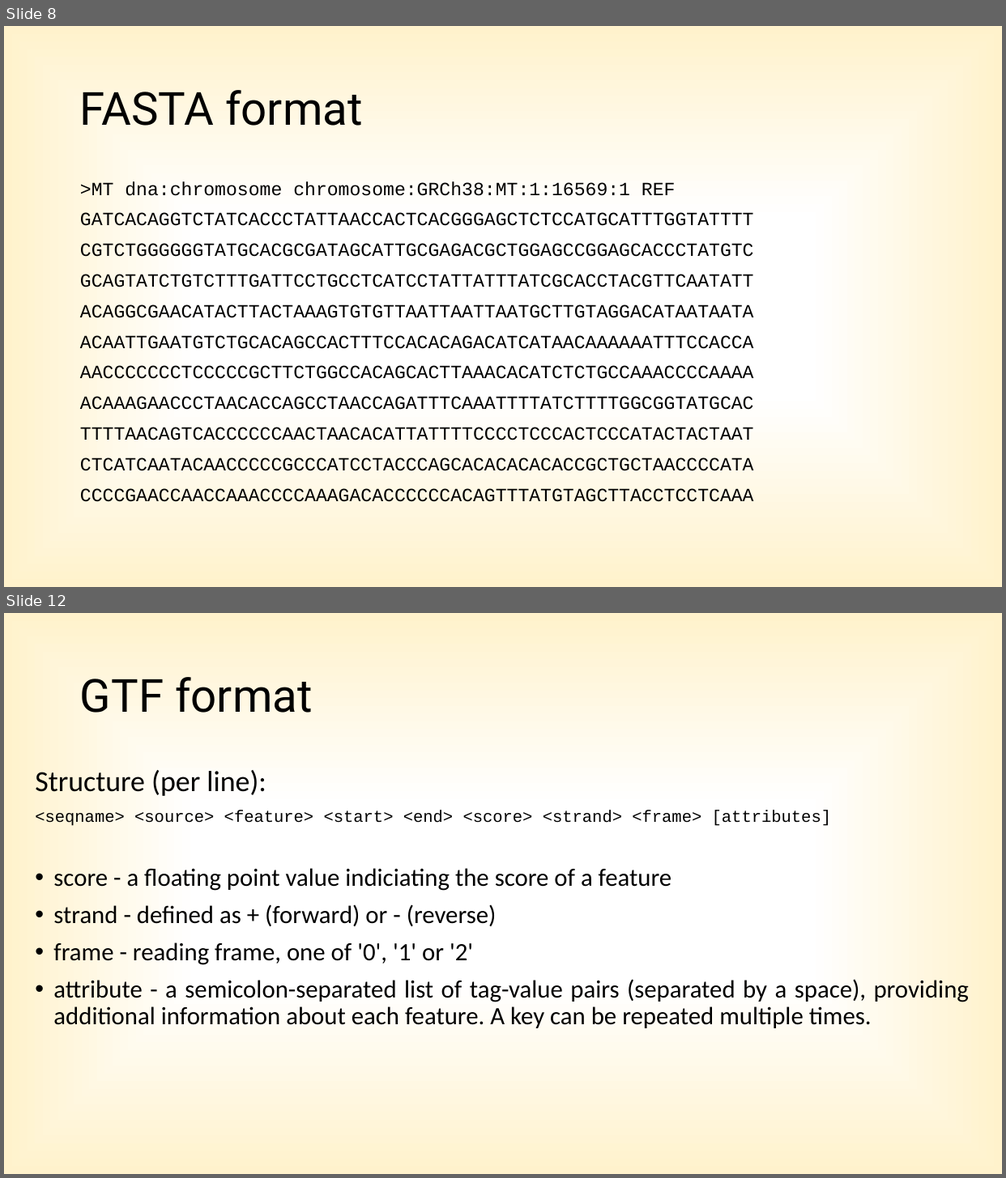
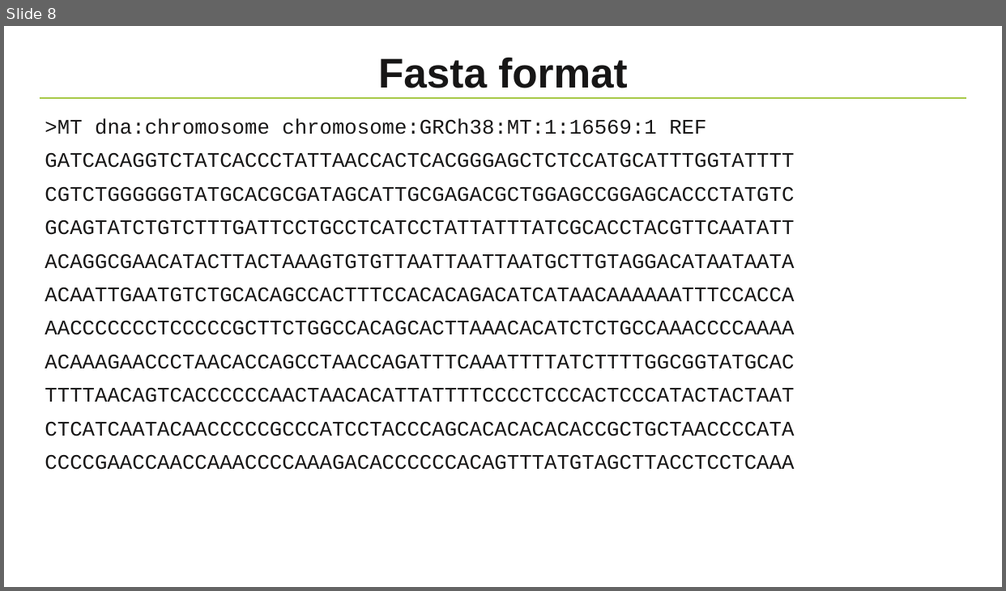
Before and after one commit to NBISweden/workshop-python, a slide deck: lectures/Project.pptx. Shown one above the other, each under a label of ours: slides 8 and 12 before the commit, slide 8 after it; the slides between them are not shown. The pictures are 1006x1178 and 1006x591 pixels, drawn with LibreOffice and Linux fonts; fonts in the diff are those of the drawing; background and template pictures are left out. Boxes give left, top, right and bottom in pixels: in the first picture for what was removed or moved away, otherwise in the second. Text is boxed around its words. In the diff, an @@ line names an element or a change of style, - is before the commit and + after.

```diff
--- a/lectures/Project.pptx
+++ b/lectures/Project.pptx
@@ slide 12 removed at [4,613,1002,1174], background gradient #FFFFFF to #FFF2CC to #FFECB2 @@
@@ title removed at [80,677,312,713] @@
-GTF format
@@ text removed at [35,770,969,1029] @@
-Structure (per line):
-<seqname> <source> <feature> <start> <end> <score> <strand> <frame> [attributes]
-• score - a floating point value indiciating the score of a feature
-• strand - defined as + (forward) or - (reverse)
-• frame - reading frame, one of '0', '1' or '2'
-• attribute - a semicolon-separated list of tag-value pairs (separated by a space), providing additional information about each feature. A key can be repeated multiple times.
@@ slide 8 changed as well @@
@@ background gradient #FFFFFF to #FFF2CC to #FFECB2 to #FFFFFF @@
@@ title at [378,58,628,88]: text changed; size 44 to 40 pt; font Roboto to Arial; text colour #000000 to #171616; bold on @@
-FASTA format
+Fasta format
@@ line added from (39, 98) to (967, 98), #A7C947 1 pt @@
@@ text ">MT dna:chromosome chromosome:GRCh38:MT:1:16569:1 REF": place and size @@
-text ">MT dna:chromosome chromosome:GRCh38:MT:1:16569:1 REF" at [80,182,754,502]
+text ">MT dna:chromosome chromosome:GRCh38:MT:1:16569:1 REF" at [44,118,794,470]
@@ text ">MT dna:chromosome chromosome:GRCh38:MT:1:16569:1 REF" at [44,118,794,470]: size 18 to 20 pt, text colour #000000 to #171616 @@
```
Also in this commit, not shown: 8 other slides changed, 4 slides added, 5 other slides removed.
